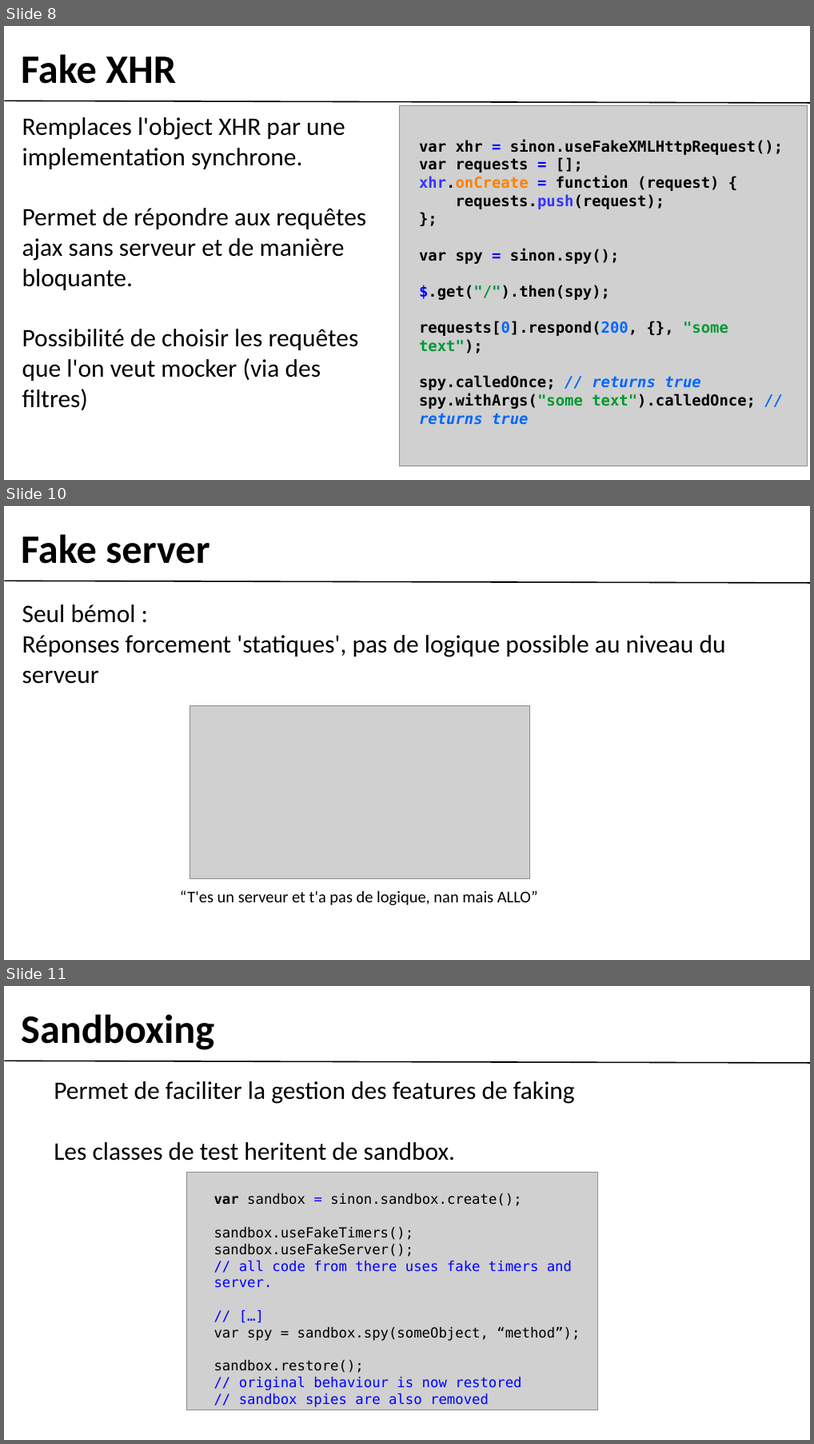
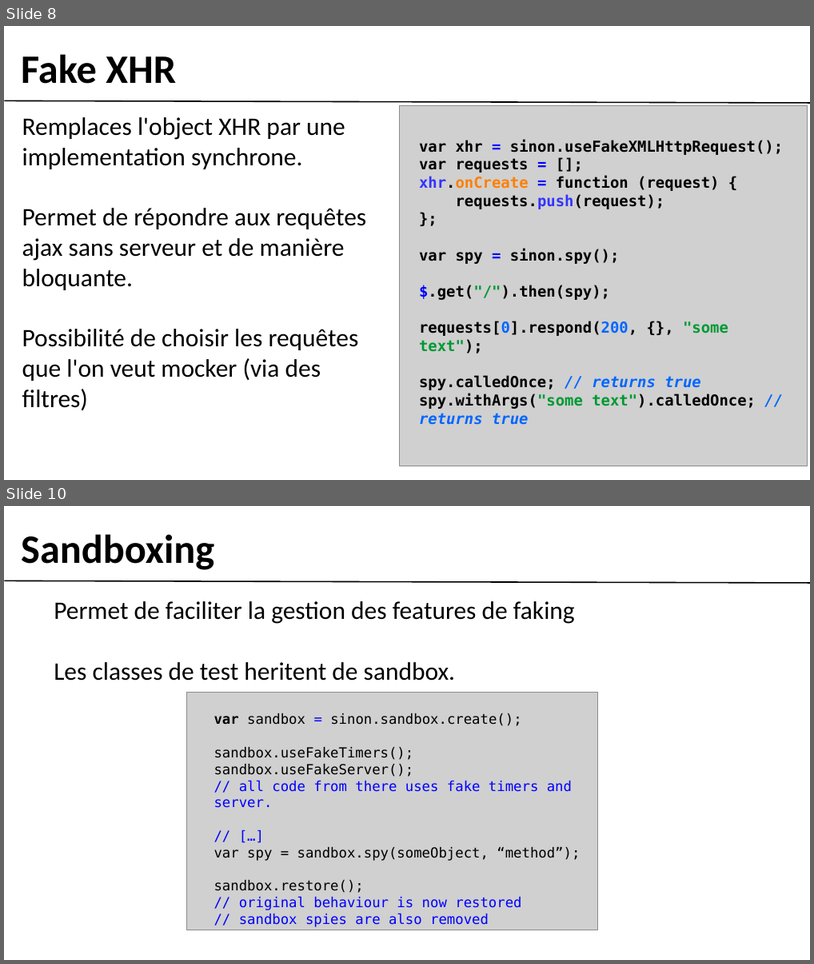
Before and after one commit to gobengo/devoxx-panorama-js-testing, a slide deck: doc/sinonjs_part.ppt. Shown one above the other, each under a label of ours: slides 8, 10 and 11 before the commit, slides 8 and 10 after it; the slides between them are not shown. The pictures are 814x1444 and 814x964 pixels, drawn with LibreOffice and Linux fonts; fonts in the diff are those of the drawing; grey boxes stand for pictures; background and template pictures are left out. Boxes give left, top, right and bottom in pixels: in the first picture for what was removed or moved away, otherwise in the second. Text is boxed around its words. In the diff, an @@ line names an element or a change of style, - is before the commit and + after.

```diff
--- a/doc/sinonjs_part.ppt
+++ b/doc/sinonjs_part.ppt
@@ slide 10 removed at <box>4,506,810,960</box>, background #FFFFFF; not listed: 1 template element that a slide beside it also shows @@
@@ text removed at <box>21,534,210,564</box> @@
-Fake server
@@ text removed at <box>22,604,726,684</box> @@
-Seul bémol :
-Réponses forcement 'statiques', pas de logique possible au niveau du serveur
@@ picture removed at <box>190,705,530,878</box> @@
@@ text removed at <box>180,890,538,905</box> @@
-“T'es un serveur et t'a pas de logique, nan mais ALLO”
@@ what was slide 11 is now slide 10 @@
```
Also in this commit, not shown: 4 slides changed, 1 other file.
